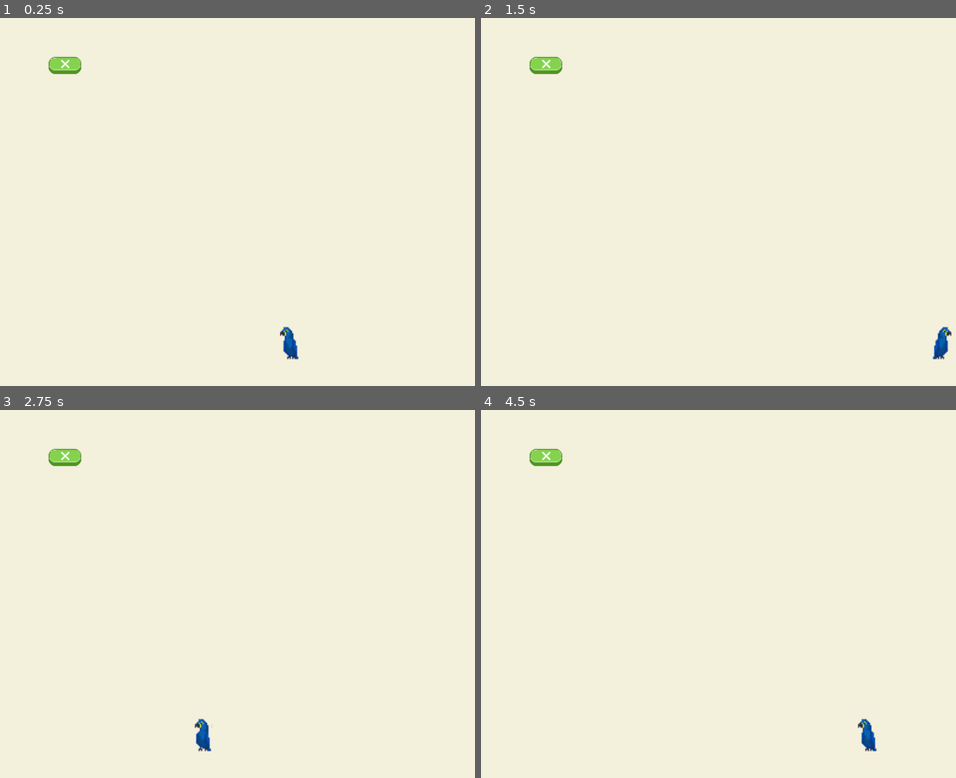
Above: before the commit, frames 1-4 (two rows, left to right).
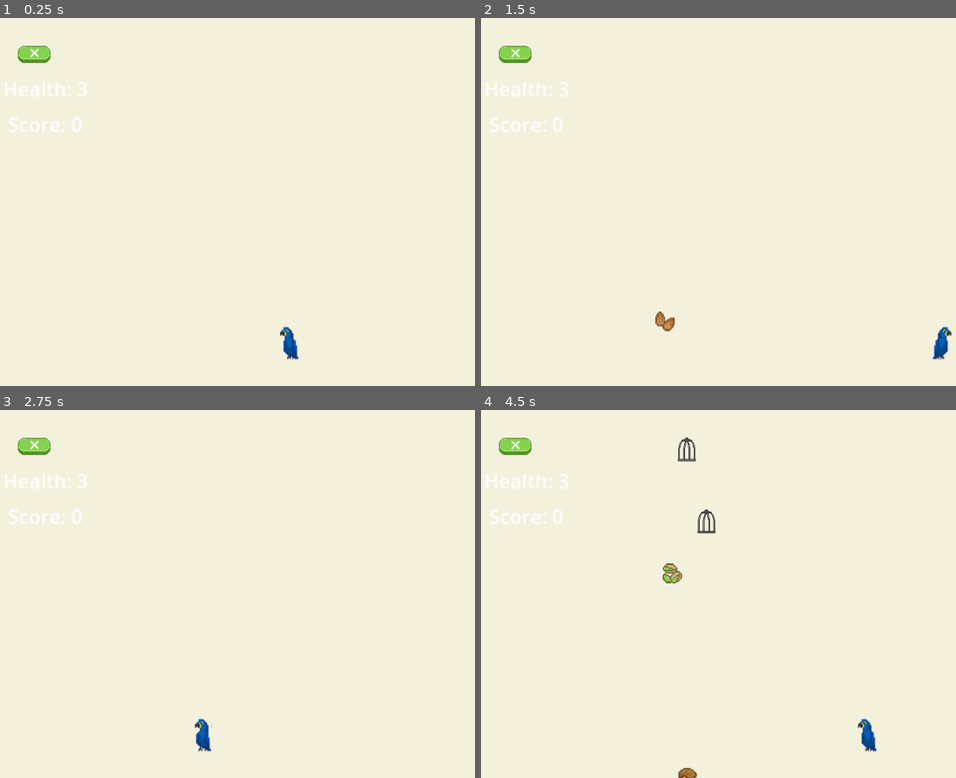
Above: after the commit, the same moments.

Repository: Myz09/hackumbc2025
Game: Godot game, scene res://Scenes/basket_catch.tscn
Same seed, same stepped clock (60 frames per second), same inputs: the game is played once before the commit and once after it. The project has no main scene, so this scene is started directly.
Inputs:
- Up to frame 1 (0.25 s): no input
- Up to frame 2 (1.5 s): tap Enter (ui_accept) at 0.5, 0.77 s; hold Right (ui_right) from 0.53 s (still down)
- Up to frame 3 (2.75 s): tap Enter (ui_accept) at 1.52 s; release Right (ui_right) at 2.03 s; hold Left (ui_left) from 2.03 s (still down)
- Up to frame 4 (4.5 s): release Left (ui_left) at 2.78 s; hold Right (ui_right) 2.78-4.28 s; tap Enter (ui_accept) at 3.02, 3.77 s; hold Left (ui_left) from 4.28 s (still down)

The runs differ from the first frame. In frame 1, 0.9% of the frame differs, in the area x 1-19%, y 7-31%; in frame 2, 1.0%; in frame 3, 0.9%; in frame 4, 1.4%, in the area x 1-50%, y 7-100%.

Commit message:
9am fallgame works

Diff:
--- a/Scenes/basket_catch.gd
+++ /dev/null
@@ -1,23 +0,0 @@
-extends Node2D
-@onready var pause_menu = $Pausemenu
-var paused = false;
-
-# Called when the node enters the scene tree for the first time.
-func _ready() -> void:
-	pass # Replace with function body.
-
-
-# Called every frame. 'delta' is the elapsed time since the previous frame.
-func _process(delta: float) -> void:
-	if Globals.fallCut==true:
-		pauseMenu()
-		Globals.fallCut==false;
-
-func pauseMenu():
-	if paused:
-		pause_menu.hide()
-		Engine.time_scale=1
-	else:
-		pause_menu.show()
-		Engine.time_scale=0;
-	paused = !paused
--- a/Scenes/basket_catch.tscn
+++ b/Scenes/basket_catch.tscn
@@ -1,11 +1,12 @@
-[gd_scene load_steps=11 format=3 uid="uid://dddqcdd6ut0t1"]
+[gd_scene load_steps=12 format=3 uid="uid://dddqcdd6ut0t1"]
 
 [ext_resource type="Texture2D" uid="uid://c2b1sgux45nne" path="res://Assets/PNG/bg_jungle.png" id="1_lfp4u"]
-[ext_resource type="Script" uid="uid://kkpaylu7xg8" path="res://Scenes/basket_catch.gd" id="1_utv8j"]
+[ext_resource type="Script" uid="uid://c4awcvayigbfi" path="res://Scripts/basket_catch.gd" id="1_utv8j"]
 [ext_resource type="PackedScene" uid="uid://bus2mp34tngec" path="res://Sprites/player.tscn" id="2_3t7em"]
 [ext_resource type="Script" uid="uid://ylqi78gfyl30" path="res://Scripts/playerHoriz.gd" id="3_htskw"]
 [ext_resource type="PackedScene" uid="uid://c2v0itv35mxrr" path="res://Sprites/good_falling_object.tscn" id="4_3t7em"]
-[ext_resource type="Script" uid="uid://b28rm5761b76o" path="res://Scripts/bad_falling_object.gd" id="4_kvirh"]
+[ext_resource type="Script" uid="uid://dny0tvyfckmdk" path="res://Scripts/bad_falling_object.gd" id="4_kvirh"]
+[ext_resource type="Script" uid="uid://bt20pauodbpr0" path="res://Scripts/good_falling_object.gd" id="6_eebje"]
 [ext_resource type="PackedScene" uid="uid://23tx4se8cyrb" path="res://Sprites/exit_button.tscn" id="6_iqke5"]
 [ext_resource type="PackedScene" uid="uid://bdssx4vf3qkv5" path="res://Sprites/bad_falling_object.tscn" id="7_t41xv"]
 [ext_resource type="PackedScene" uid="uid://cwmiqew887edl" path="res://pausemenu.tscn" id="9_eebje"]
@@ -44,13 +45,14 @@
 [node name="BorderRight" type="CollisionShape2D" parent="StaticBody2D"]
 position = Vector2(1077, 317)
 shape = SubResource("SegmentShape2D_lfp4u")
-script = ExtResource("4_kvirh")
 
 [node name="GoodFallingObject" parent="." instance=ExtResource("4_3t7em")]
 position = Vector2(2, 0)
+script = ExtResource("6_eebje")
 
 [node name="GoodFallingObject2" parent="." instance=ExtResource("4_3t7em")]
 position = Vector2(2, 0)
+script = ExtResource("6_eebje")
 
 [node name="Control" type="Control" parent="."]
 layout_mode = 3
@@ -58,10 +60,39 @@
 offset_right = 40.0
 offset_bottom = 40.0
 
-[node name="ExitButton" parent="." instance=ExtResource("6_iqke5")]
-
 [node name="Pausemenu" parent="." instance=ExtResource("9_eebje")]
+anchors_preset = 0
+anchor_right = 0.0
+anchor_bottom = 0.0
+offset_left = 130.0
+offset_top = 54.0
+offset_right = 130.0
+offset_bottom = 54.0
+grow_horizontal = 1
+grow_vertical = 1
 
 [node name="BadFallingObject" parent="." instance=ExtResource("7_t41xv")]
+script = ExtResource("4_kvirh")
 
 [node name="BadFallingObject2" parent="." instance=ExtResource("7_t41xv")]
+script = ExtResource("4_kvirh")
+
+[node name="ExitButton" parent="." instance=ExtResource("6_iqke5")]
+offset_left = 702.0
+offset_top = 230.0
+offset_right = 774.0
+offset_bottom = 283.0
+
+[node name="Score" type="Label" parent="."]
+offset_left = 700.0
+offset_top = 290.0
+offset_right = 748.0
+offset_bottom = 313.0
+text = "Score:"
+
+[node name="Health" type="Label" parent="."]
+offset_left = 696.0
+offset_top = 261.0
+offset_right = 756.0
+offset_bottom = 284.0
+text = "Health: "
--- a/Scripts/bad_falling_object.gd
+++ b/Scripts/bad_falling_object.gd
@@ -21,7 +21,7 @@
 
 
 func _on_area_2d_body_entered(body: Node2D) -> void:
-		Globals.health-=1
+		Globals.fallhealth-=1
 		randpos()
 		Globals.fallCut=true;
 
--- /dev/null
+++ b/Scripts/basket_catch.gd
@@ -0,0 +1,26 @@
+extends Node2D
+@onready var pause_menu = $Pausemenu
+@onready var score = $Score
+@onready var health =$Health
+var paused = false;
+# Called when the node enters the scene tree for the first time.
+func _ready() -> void:
+	pass # Replace with function body.
+
+
+# Called every frame. 'delta' is the elapsed time since the previous frame.
+func _process(delta: float) -> void:
+	score.text="Score: " +  str(Globals.fallScore);
+	health.text="Health: " +  str(Globals.fallhealth);
+	if (Globals.fallhealth<=0):
+		get_tree().change_scene_to_file("res://cut_screen.tscn")
+
+
+#func pauseMenu():
+	#if paused:
+		#pause_menu.hide()
+		#Engine.time_scale=1
+	#else:
+		#pause_menu.show()
+		#Engine.time_scale=0;
+	#paused = !paused
--- a/Scripts/playerController.gd
+++ b/Scripts/playerController.gd
@@ -46,16 +46,16 @@
 		Globals.alive = true
 	move_and_slide()
 
-	if get_slide_collision_count()>0:
-		var collision =get_slide_collision(0)
-		if collision.get_Collision().is_in_group("GoodFallingObjects"):
-			Globals.fallScore+=1;
-			collision.get_collider().position.x=randi_range(830,980)
-			collision.get_collider().position.y=randi_range(0,-500)
-	if get_slide_collision_count()>0:
-		var collision =get_slide_collision(0)
-		if collision.get_Collision().is_in_group("BadFallingObjects"):
-			Globals.fallhealth-=1;
-			Globals.fallCut=true;
-			collision.get_collider().position.x=randi_range(830,980)
-			collision.get_collider().position.y=randi_range(0,-500)
+	#if get_slide_collision_count()>0:
+		#var collision =get_slide_collision(0)
+		#if collision.get_Collision().is_in_group("GoodFallingObjects"):
+			#Globals.fallScore+=1;
+			#collision.get_collider().position.x=randi_range(830,980)
+			#collision.get_collider().position.y=randi_range(0,-500)
+	#if get_slide_collision_count()>0:
+		#var collision =get_slide_collision(0)
+		#if collision.get_Collision().is_in_group("BadFallingObjects"):
+			#Globals.fallhealth-=1;
+			#Globals.fallCut=true;
+			#collision.get_collider().position.x=randi_range(830,980)
+			#collision.get_collider().position.y=randi_range(0,-500)
--- /dev/null
+++ b/cut_screen.tscn
@@ -0,0 +1,3 @@
+[gd_scene format=3 uid="uid://byyl1wgkt5e5x"]
+
+[node name="CutScreen" type="Node2D"]
Not shown, removed: Scenes/basket_catch.gd.uid
Not shown, changed: Scripts/bad_falling_object.gd.uid
Not shown, added: Scripts/basket_catch.gd.uid
Not shown, changed: Scripts/good_falling_object.gd.uid
